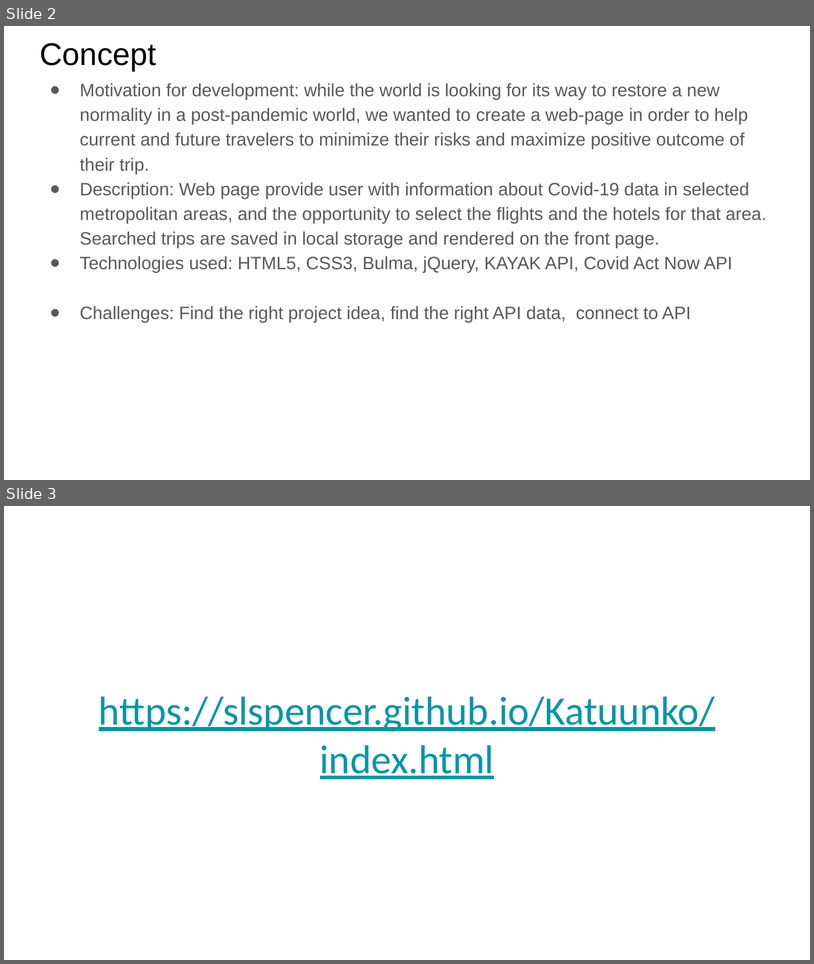
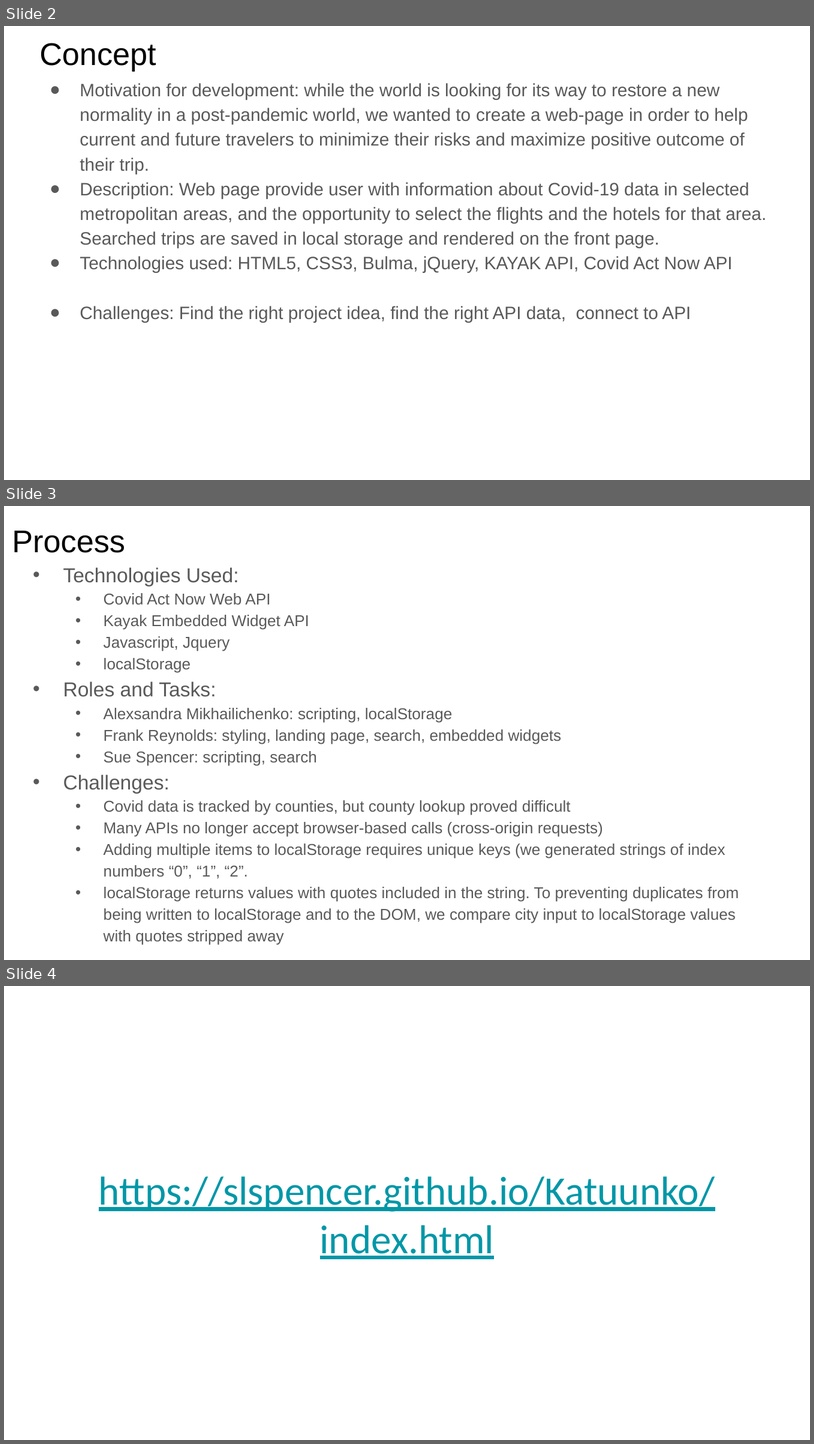
Before and after one commit to slspencer/Katuunko, a slide deck: project-presentation-second draft.pptx. Shown one above the other, each under a label of ours: slides 2 and 3 before the commit, slides 2, 3 and 4 after it. The pictures are 814x964 and 814x1444 pixels, drawn with LibreOffice and Linux fonts; fonts in the diff are those of the drawing. Boxes give left, top, right and bottom in pixels: in the first picture for what was removed or moved away, otherwise in the second. Text is boxed around its words. In the diff, an @@ line names an element or a change of style, - is before the commit and + after.

Commit message:
updated presentation slides

```diff
--- a/project-presentation-second draft.pptx
+++ b/project-presentation-second draft.pptx
@@ slide 3 added at [4, 506, 810, 960], background #FFFFFF @@
@@ title added at [12, 531, 125, 553], 28 pt, text #000000 @@
+Process
@@ text added at [63, 567, 739, 945], 14 pt, text #595959 @@
+• Technologies Used:
+  • Covid Act Now Web API
+  • Kayak Embedded Widget API
+  • Javascript, Jquery
+  • localStorage
+• Roles and Tasks:
+  • Alexsandra Mikhailichenko: scripting, localStorage
+  • Frank Reynolds: styling, landing page, search, embedded widgets
+  • Sue Spencer: scripting, search
+• Challenges:
+  • Covid data is tracked by counties, but county lookup proved difficult
+  • Many APIs no longer accept browser-based calls (cross-origin requests)
+  • Adding multiple items to localStorage requires unique keys (we generated strings of index numbers “0”, “1”, “2”.
+  • localStorage returns values with quotes included in the string. To preventing duplicates from being written to localStorage and to the DOM, we compare city input to localStorage values with quotes stripped away
@@ what was slide 3 is now slide 4 @@
```
